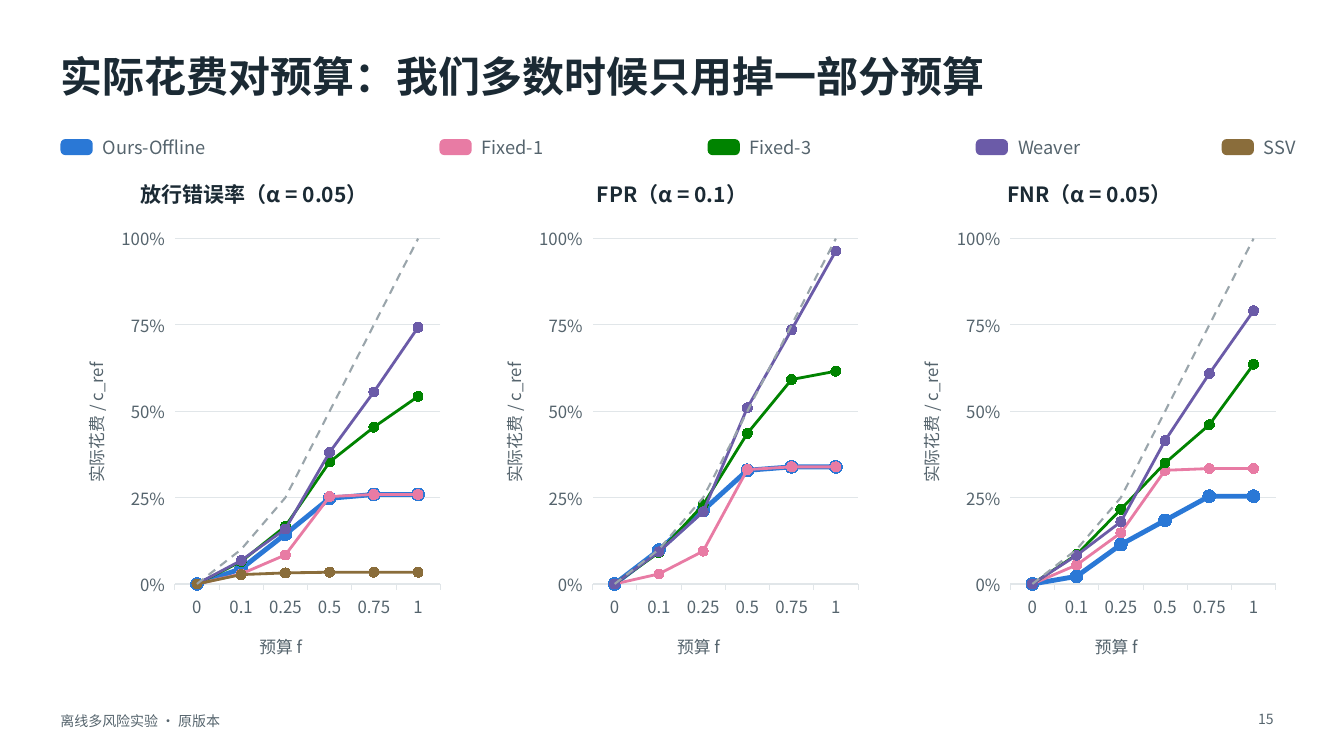
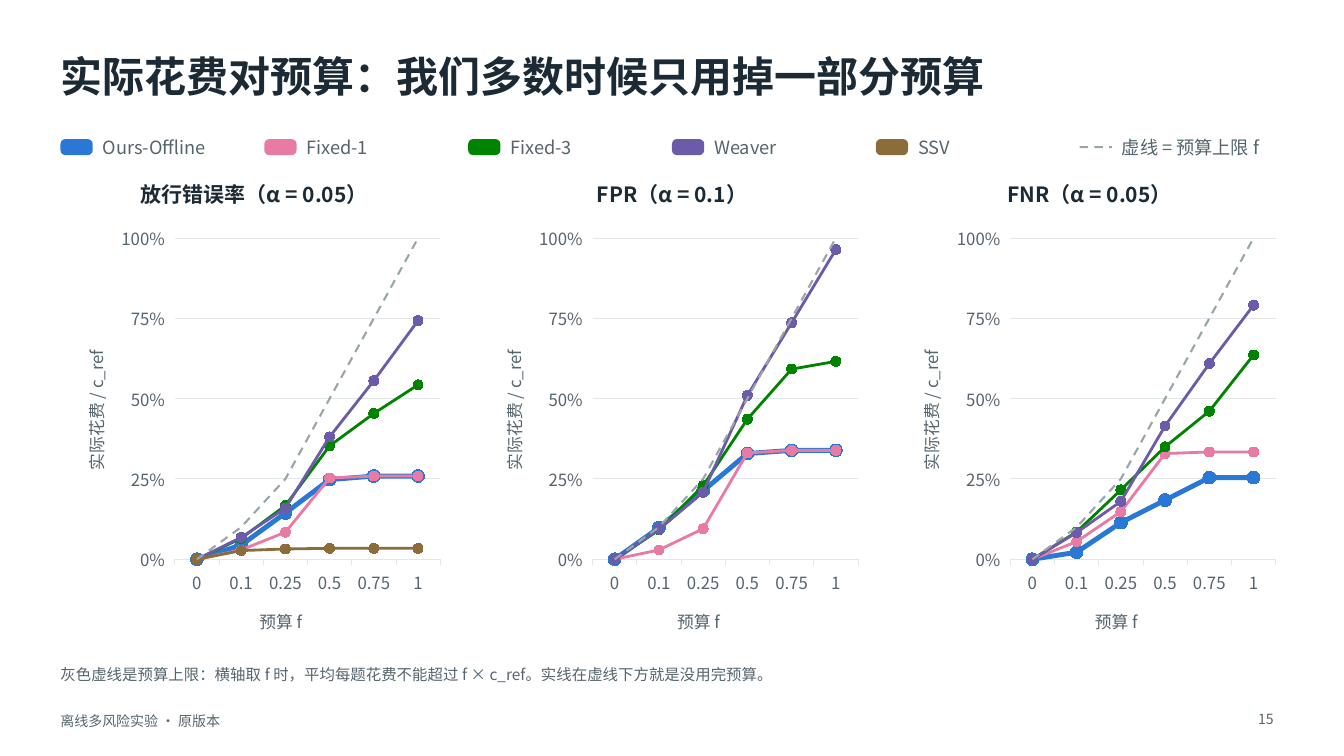
Before and after one commit to toz015/verification_generation_experiment, a slide deck: slide 15 of reports/offline_multirisk_20261116_calibrated/deck/离线多风险实验_原版本.pptx. Drawn at 1344x756 pixels with LibreOffice and Linux fonts; fonts in the diff are those of the drawing. Boxes give left, top, right and bottom in pixels: in the first picture for what was removed or moved away, otherwise in the second. Text is boxed around its words. In the diff, an @@ line names an element or a change of style, - is before the commit and + after.

```diff
--- a/reports/offline_multirisk_20261116_calibrated/deck/离线多风险实验_原版本.pptx
+++ b/reports/offline_multirisk_20261116_calibrated/deck/离线多风险实验_原版本.pptx
@@ rounded rectangle: place and size @@
-rounded rectangle at <box>440,139,472,155</box>
+rounded rectangle at <box>264,139,296,155</box>
@@ text "Fixed-1": place and size @@
-text "Fixed-1" at <box>482,139,543,154</box>
+text "Fixed-1" at <box>307,139,368,154</box>
@@ rounded rectangle: place and size @@
-rounded rectangle at <box>708,139,740,155</box>
+rounded rectangle at <box>468,139,500,155</box>
@@ text "Fixed-3": place and size @@
-text "Fixed-3" at <box>750,139,811,154</box>
+text "Fixed-3" at <box>510,139,571,154</box>
@@ rounded rectangle: place and size @@
-rounded rectangle at <box>976,139,1008,155</box>
+rounded rectangle at <box>673,139,705,155</box>
@@ text "Weaver": place and size @@
-text "Weaver" at <box>1018,140,1080,154</box>
+text "Weaver" at <box>714,140,776,154</box>
@@ rounded rectangle: place and size @@
-rounded rectangle at <box>1222,139,1254,155</box>
+rounded rectangle at <box>876,139,908,155</box>
@@ text "SSV": place and size @@
-text "SSV" at <box>1264,140,1296,154</box>
+text "SSV" at <box>918,140,950,154</box>
@@ line added from (1080, 147) to (1112, 147), #9AA5AB 1.5 pt dashed @@
@@ text added at <box>1122,138,1259,156</box>, 13 pt, text #55646D @@
+虚线 = 预算上限 f
@@ line chart: place and size @@
-line chart at <box>60,217,448,681</box>
+line chart at <box>60,217,448,655</box>
@@ line chart: place and size @@
-line chart at <box>478,217,865,681</box>
+line chart at <box>478,217,865,655</box>
@@ line chart: place and size @@
-line chart at <box>896,217,1284,681</box>
+line chart at <box>896,217,1284,655</box>
@@ text added at <box>60,667,773,682</box>, 11 pt, text #55646D @@
+灰色虚线是预算上限：横轴取 f 时，平均每题花费不能超过 f × c_ref。实线在虚线下方就是没用完预算。
```
Also in this commit, not shown: 1 other slide changed, 1 other file.
